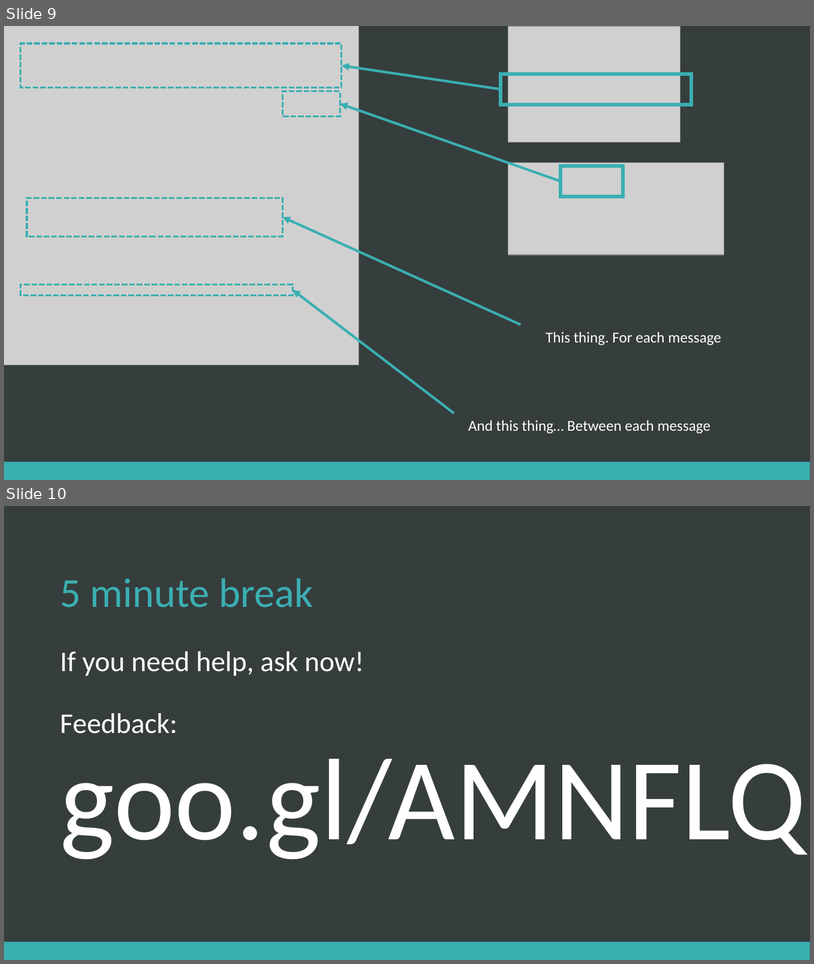
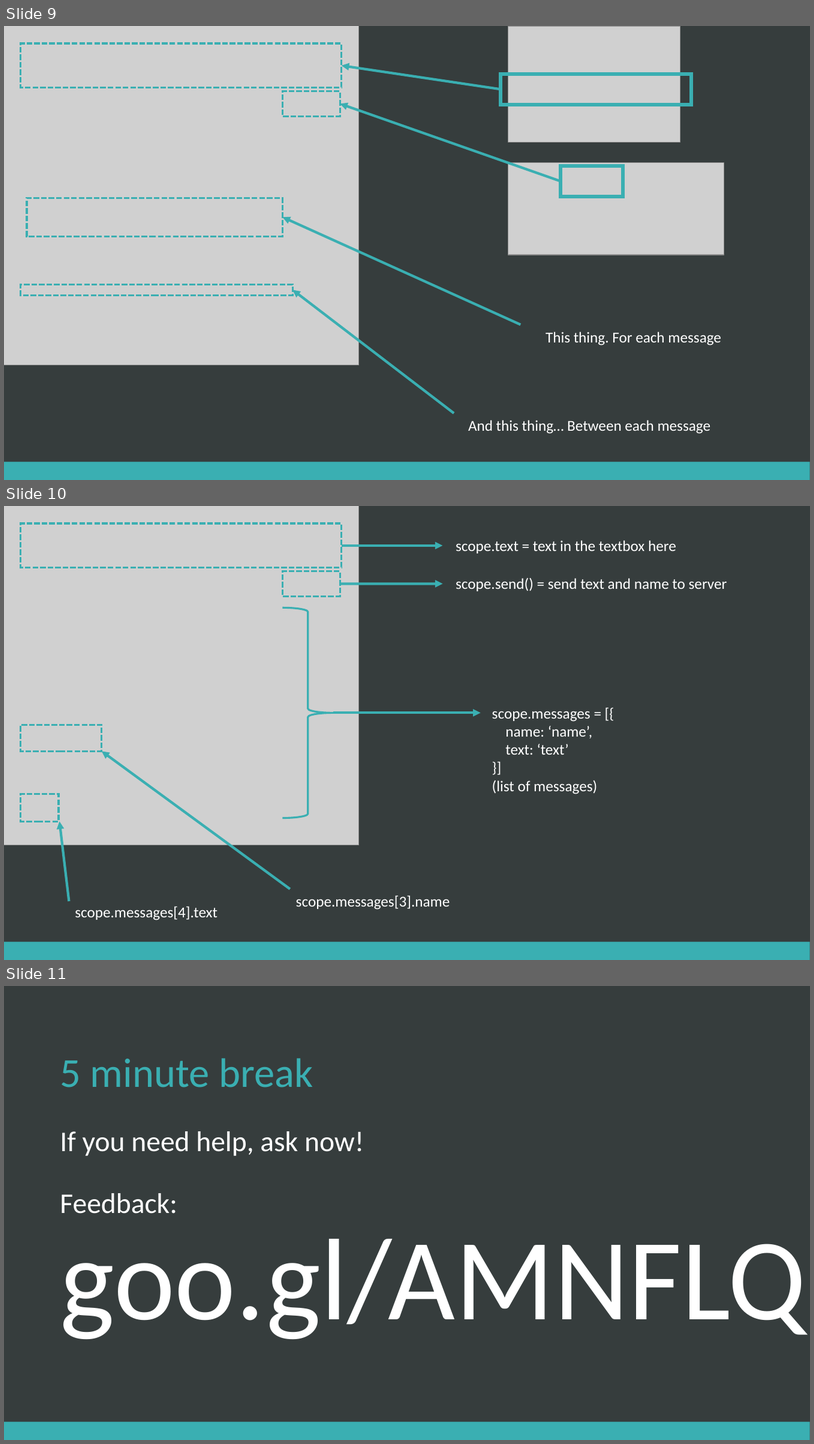
Before and after one commit to chcaru/workshop, a slide deck: workshop3/presentation.pptx. Shown one above the other, each under a label of ours: slides 9 and 10 before the commit, slides 9, 10 and 11 after it. The pictures are 814x964 and 814x1444 pixels, drawn with LibreOffice and Linux fonts; fonts in the diff are those of the drawing; grey boxes stand for pictures. Boxes give left, top, right and bottom in pixels: in the first picture for what was removed or moved away, otherwise in the second. Text is boxed around its words. In the diff, an @@ line names an element or a change of style, - is before the commit and + after.

```diff
--- a/workshop3/presentation.pptx
+++ b/workshop3/presentation.pptx
@@ slide 10 added at (x1=4, y1=506, x2=810, y2=960), background #363D3D; not listed: 1 template element that a slide beside it also shows @@
@@ picture added at (x1=4, y1=506, x2=359, y2=846) @@
@@ rectangle added at (x1=21, y1=523, x2=342, y2=568), outline #3AAFB2 2.25 pt dashed @@
@@ text added at (x1=456, y1=540, x2=677, y2=553), 18 pt, text #FFFFFF @@
+scope.text = text in the textbox here
@@ arrow added from (342, 546) to (443, 546), #3AAFB2 3 pt @@
@@ rectangle added at (x1=283, y1=571, x2=341, y2=596), outline #3AAFB2 2.25 pt dashed @@
@@ arrow added from (341, 583) to (443, 583), #3AAFB2 3 pt @@
@@ text added at (x1=456, y1=578, x2=728, y2=591), 18 pt, text #FFFFFF @@
+scope.send() = send text and name to server
@@ right brace added at (x1=283, y1=607, x2=333, y2=817), outline #3AAFB2 2.25 pt @@
@@ arrow added from (333, 713) to (481, 713), #3AAFB2 3 pt @@
@@ text added at (x1=492, y1=711, x2=597, y2=794), 18 pt, text #FFFFFF @@
+scope.messages = [{
+name: ‘name’,
+text: ‘text’
+}]
+(list of messages)
@@ rectangle added at (x1=21, y1=725, x2=102, y2=751), outline #3AAFB2 2.25 pt dashed @@
@@ arrow added from (290, 889) to (102, 751), #3AAFB2 3 pt @@
@@ rectangle added at (x1=21, y1=793, x2=59, y2=821), outline #3AAFB2 2.25 pt dashed @@
@@ arrow added from (69, 901) to (60, 821), #3AAFB2 3 pt @@
@@ text added at (x1=296, y1=895, x2=450, y2=909), 18 pt, text #FFFFFF @@
+scope.messages[3].name
@@ text added at (x1=75, y1=906, x2=218, y2=920), 18 pt, text #FFFFFF @@
+scope.messages[4].text
@@ what was slide 10 is now slide 11 @@
```
Also in this commit, not shown: 2 other slides added, 2 other files.
